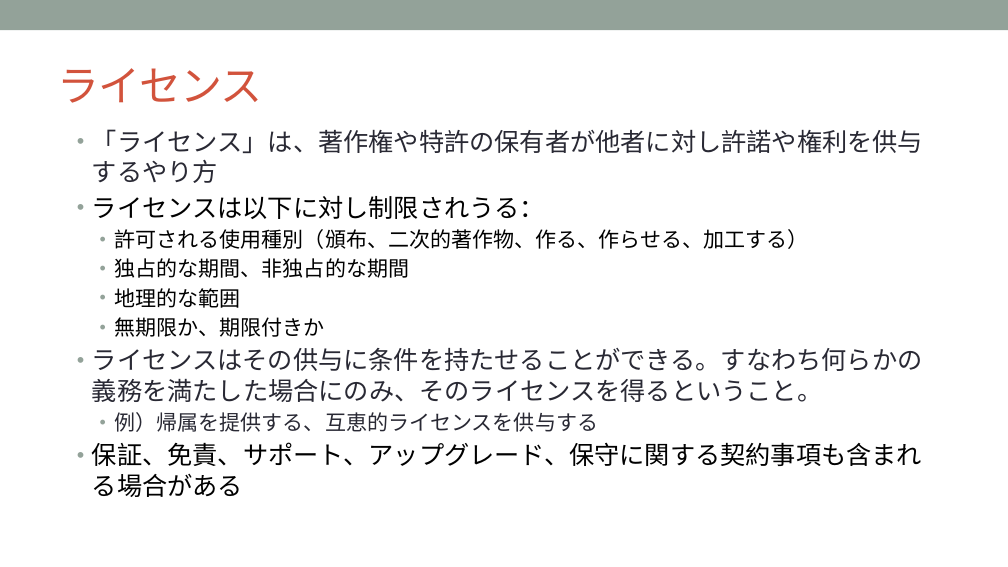
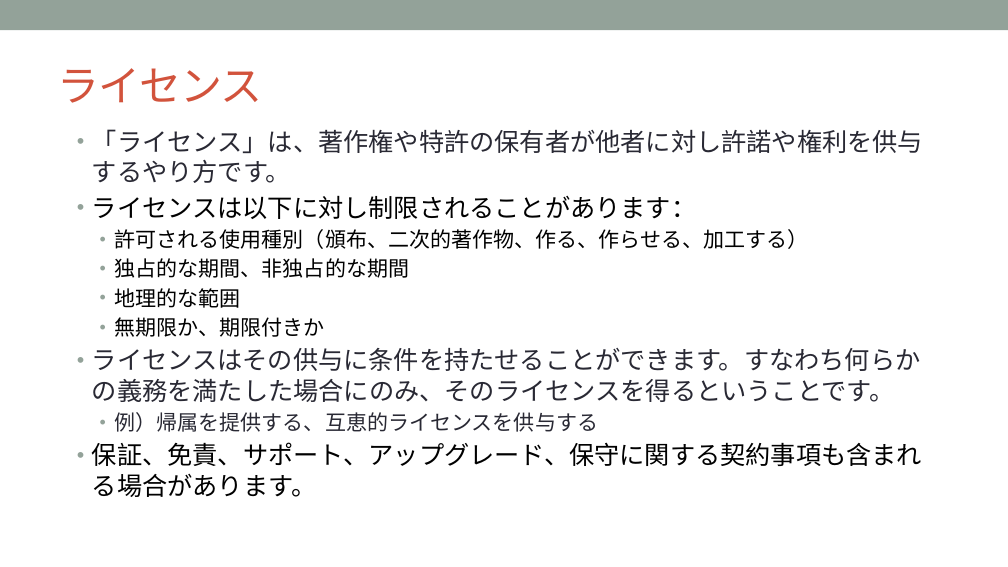
Before and after one commit to OpenChain-Project/Curriculum-Translation-JP, a slide deck: slide 9 of target/openchain-curriculum-release-2.pptx. Drawn at 1008x567 pixels with LibreOffice and Linux fonts; fonts in the diff are those of the drawing; background and template pictures are left out. Boxes give left, top, right and bottom in pixels: in the first picture for what was removed or moved away, otherwise in the second. Text is boxed around its words. In the diff, an @@ line names an element or a change of style, - is before the commit and + after.

```diff
--- a/target/openchain-curriculum-release-2.pptx
+++ b/target/openchain-curriculum-release-2.pptx
@@ text at (x1=92, y1=129, x2=923, y2=219): text changed @@
-• 「ライセンス」は、著作権や特許の保有者が他者に対し許諾や権利を供与するやり方
-• ライセンスは以下に対し制限されうる：
+• 「ライセンス」は、著作権や特許の保有者が他者に対し許諾や権利を供与するやり方です。
+• ライセンスは以下に対し制限されることがあります：
@@ text at (x1=92, y1=348, x2=921, y2=402): text changed @@
-• ライセンスはその供与に条件を持たせることができる。すなわち何らかの義務を満たした場合にのみ、そのライセンスを得るということ。
+• ライセンスはその供与に条件を持たせることができます。すなわち何らかの義務を満たした場合にのみ、そのライセンスを得るということです。
@@ text at (x1=92, y1=442, x2=922, y2=497): text changed @@
-• 保証、免責、サポート、アップグレード、保守に関する契約事項も含まれる場合がある
+• 保証、免責、サポート、アップグレード、保守に関する契約事項も含まれる場合があります。
```
Also in this commit, not shown: 38 other slides changed, 6 other files.
